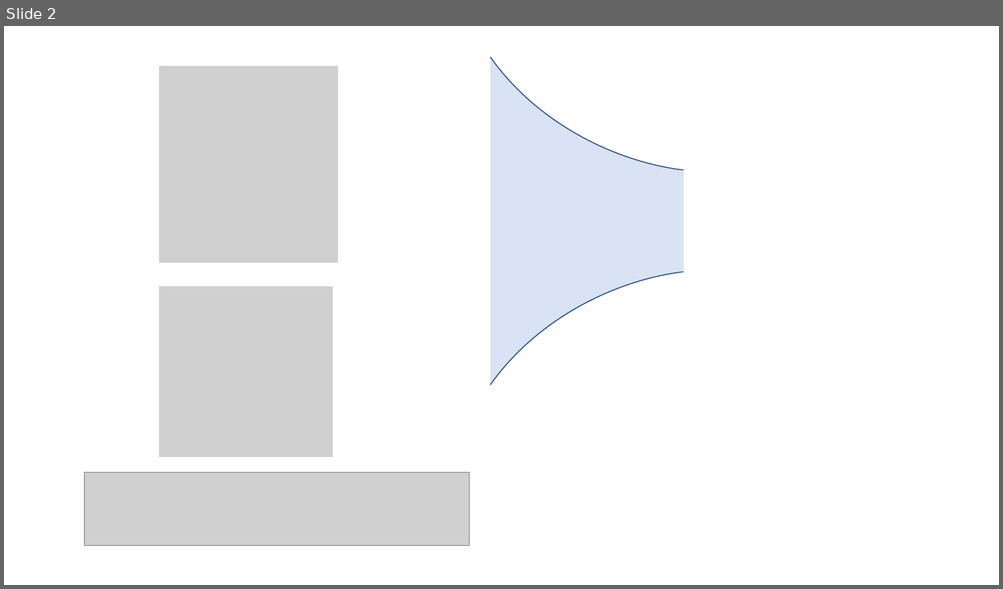
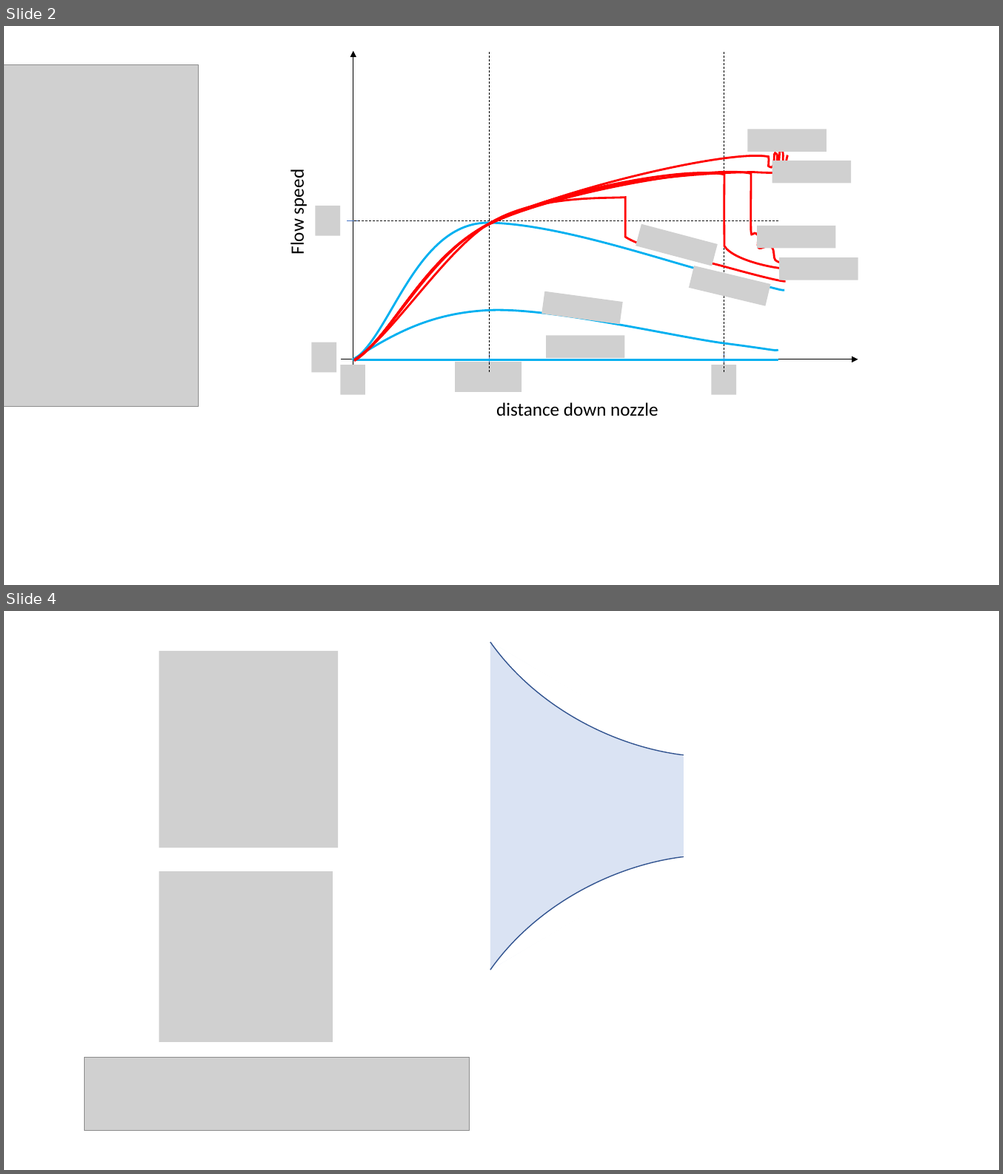
Before and after one commit to gravmath/BlogWyrm, a slide deck: Posts/2020/Nov/UndertheHood/Converging_diverging_nozzle.pptx. Shown one above the other, each under a label of ours: slide 2 before the commit, slides 2 and 4 after it; the slides between them are not shown. The pictures are 1003x589 and 1003x1174 pixels, drawn with LibreOffice and Linux fonts; fonts in the diff are those of the drawing; grey boxes stand for pictures. Boxes give left, top, right and bottom in pixels: in the first picture for what was removed or moved away, otherwise in the second. Text is boxed around its words. In the diff, an @@ line names an element or a change of style, - is before the commit and + after.

Commit message:
Back log clean up of posts including the final retirement of the CD nozzle

```diff
--- a/Posts/2020/Nov/UndertheHood/Converging_diverging_nozzle.pptx
+++ b/Posts/2020/Nov/UndertheHood/Converging_diverging_nozzle.pptx
@@ slide 2 added at <box>4,26,999,585</box>, background #FFFFFF @@
@@ picture added at <box>4,64,199,406</box> @@
@@ arrow added from (353, 372) to (353, 50), #000000 0.5 pt @@
@@ line added from (489, 372) to (489, 50), #000000 0.5 pt dashed @@
@@ line added from (724, 372) to (724, 50), #000000 0.5 pt dashed @@
@@ picture added at <box>748,129,827,151</box> @@
@@ freeform shape added at <box>354,149,788,361</box>, outline #FF0000 2 pt @@
@@ text added at <box>286,174,309,254</box>, 18 pt, text #000000 @@
+Flow speed
@@ freeform shape added at <box>354,173,784,360</box>, outline #FF0000 2 pt @@
@@ freeform shape added at <box>354,173,785,361</box>, outline #FF0000 2 pt @@
@@ freeform shape added at <box>354,173,787,361</box>, outline #FF0000 2 pt @@
@@ picture added at <box>771,160,851,183</box> @@
@@ freeform shape added at <box>354,198,785,360</box>, outline #FF0000 2 pt @@
@@ picture added at <box>315,206,340,235</box> @@
@@ line added from (347, 221) to (358, 221), #4472C4 0.5 pt @@
@@ line added from (779, 221) to (353, 221), #000000 0.5 pt dashed @@
@@ freeform shape added at <box>353,223,785,360</box>, outline #00B0F0 2 pt @@
@@ picture added at <box>636,224,718,266</box> @@
@@ picture added at <box>757,226,836,248</box> @@
@@ picture added at <box>689,266,771,306</box> @@
@@ picture added at <box>780,258,858,281</box> @@
@@ picture added at <box>541,292,623,324</box> @@
@@ freeform shape added at <box>353,310,779,360</box>, outline #00B0F0 2 pt @@
@@ picture added at <box>546,335,625,358</box> @@
@@ picture added at <box>311,342,336,372</box> @@
@@ line added from (489, 354) to (489, 365), #4472C4 0.5 pt @@
@@ line added from (724, 354) to (724, 365), #4472C4 0.5 pt @@
@@ arrow added from (341, 360) to (857, 360), #000000 0.5 pt @@
@@ picture added at <box>341,365,365,395</box> @@
@@ line added from (353, 360) to (779, 360), #00B0F0 2 pt @@
@@ picture added at <box>455,363,522,392</box> @@
@@ picture added at <box>711,365,736,395</box> @@
@@ text added at <box>496,403,657,417</box>, 18 pt, text #000000 @@
+distance down nozzle
@@ what was slide 2 is now slide 4 @@
```
Also in this commit, not shown: 1 slide changed, 1 other slide added, 6 other files.
